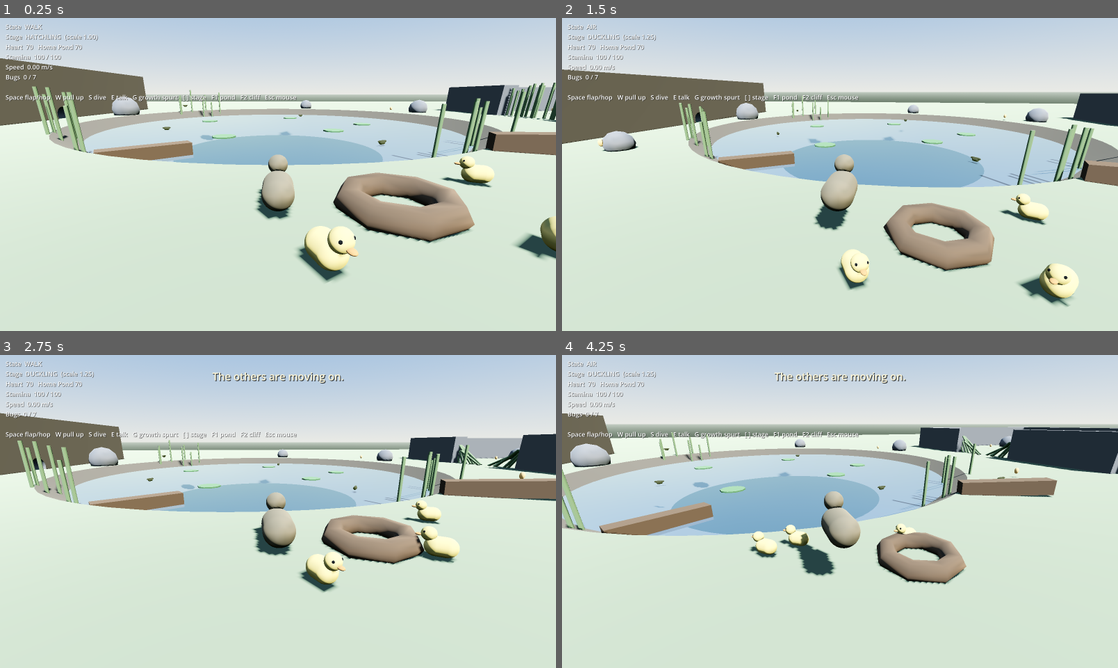
Above: before the commit, frames 1-4 (two rows, left to right).
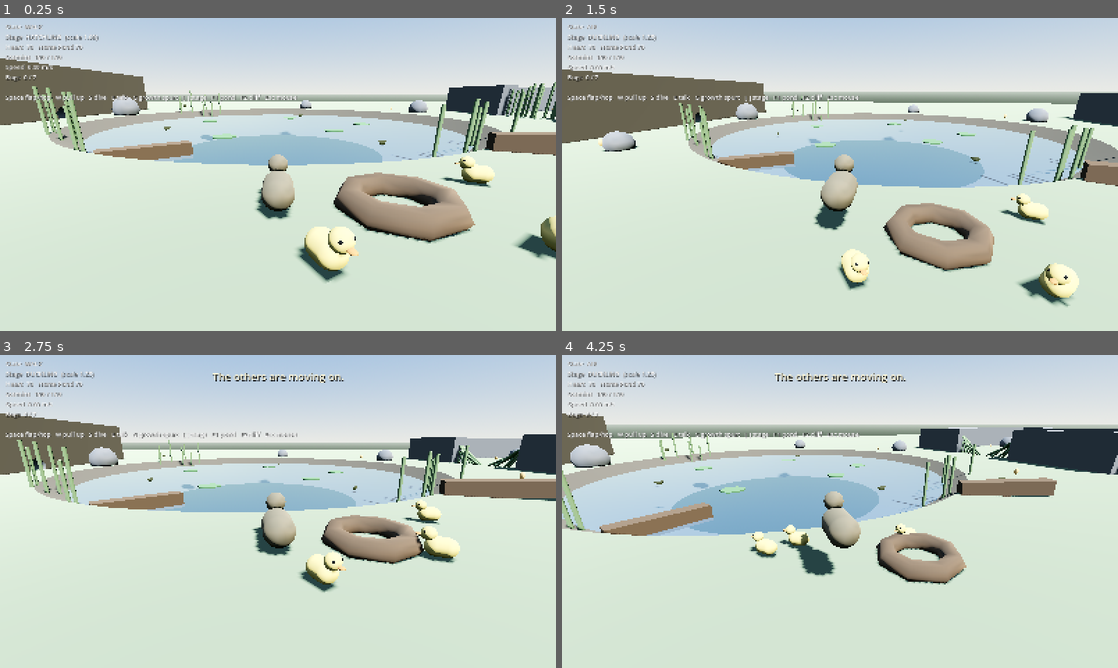
Above: after the commit, the same moments.

Repository: ProfessorZoltan/duckling
Game: Godot game, scene res://world/pond_greybox.tscn
Two runs of this game, one before a commit and one after it. Both use one fixed random seed, a clock stepped at 60 frames per second and the inputs below.
Inputs (mouse positions are in pixels of both pictures, inside the frame that each line leads up to):
- Up to frame 1 (0.25 s): no input
- Up to frame 2 (1.5 s): move the mouse to (867, 174) at 0.52 s; hold E (action) 0.53-1.28 s; hold ] (debug_stage_up) from 0.53 s (still down); tap Space (jump) at 0.77, 1.07 s; move the mouse to (812, 174) at 1.27 s; tap E (action) at 1.35 s
- Up to frame 3 (2.75 s): keep holding ] (debug_stage_up); tap Space (jump) at 1.52, 1.82 s; move the mouse to (289, 505) at 2.02 s; hold E (action) from 2.03 s (still down)
- Up to frame 4 (4.25 s): keep holding ] (debug_stage_up); move the mouse to (834, 517) at 2.77 s; release E (action) at 2.78 s; tap E (action) at 2.85 s; tap Space (jump) at 3.02, 3.32, 3.77, 4.07 s; move the mouse to (878, 514) at 3.52 s; hold E (action) from 3.53 s (still down)

The runs differ from the first frame. In frame 1, 3.3% of the frame differs, in the area x 0-100%, y 2-85%; in frame 2, 2.9%; in frame 3, 3.3%; in frame 4, 3.5%, in the area x 0-100%, y 2-74%.

Commit message:
Scale the UI with the window so the dialogue box is never cut off
The project opened a fixed 1600x900 window with no UI scaling, which
put the bottom of the window off-screen on laptop displays and on
Windows scaling above 100%, cutting off Nib's dialogue box. Open at
1280x720 instead, keep 1600x900 as the design resolution, and use
canvas_items stretch with expand aspect so the HUD scales to any
window size. Verified the dialogue box on screen at 1280x720 and
1024x600.

Co-Authored-By: Claude Fable 5.1 <noreply@anthropic.com>
Claude-Session: https://claude.ai/code/session_01RVpSAZoBzWw3XPSpjdvuT5

Diff:
--- a/game/project.godot
+++ b/game/project.godot
@@ -24,6 +24,9 @@
 
 window/size/viewport_width=1600
 window/size/viewport_height=900
+window/size/window_width_override=1280
+window/size/window_height_override=720
+window/stretch/mode="canvas_items"
 window/stretch/aspect="expand"
 
 [input]
Not shown, changed: game/README.md
